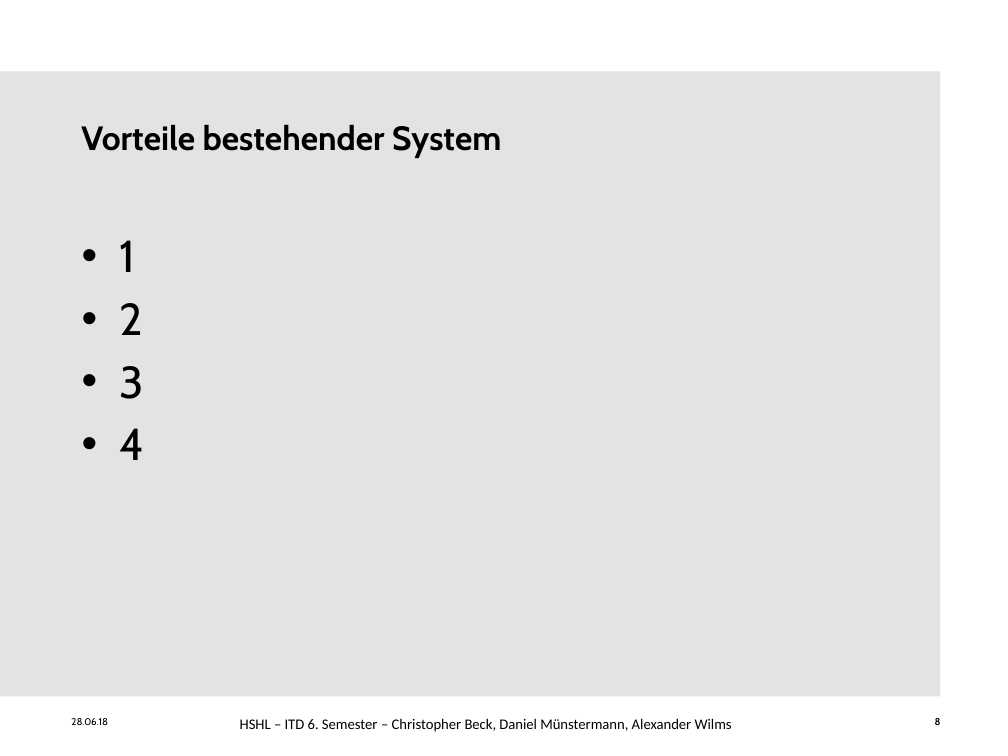
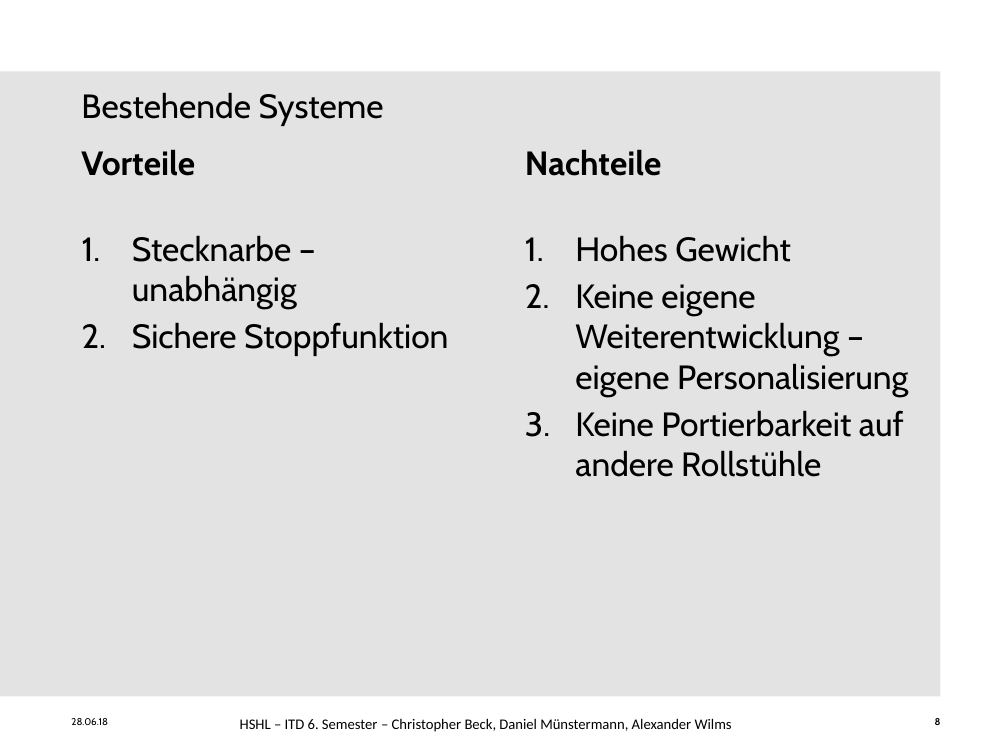
Before and after one commit to ChristineAgethen/Interaktionskonzept_Rollstuhl, a slide deck: slide 8 of Interaktionskonzept.pptx. Drawn at 1008x756 pixels with LibreOffice and Linux fonts; fonts in the diff are those of the drawing; background and template pictures are left out. Boxes give left, top, right and bottom in pixels: in the first picture for what was removed or moved away, otherwise in the second. Text is boxed around its words. In the diff, an @@ line names an element or a change of style, - is before the commit and + after.

```diff
--- a/Interaktionskonzept.pptx
+++ b/Interaktionskonzept.pptx
@@ text at [81, 92, 384, 126]: text changed; bold off @@
-Vorteile bestehender System
+Bestehende Systeme
@@ text added at [81, 149, 195, 176], 24 pt, text #000000, bold @@
+Vorteile
@@ text added at [525, 149, 661, 176], 24 pt, text #000000, bold @@
+Nachteile
@@ text at [132, 235, 448, 356]: text changed; size 32 to 24 pt @@
-• 1
-• 2
-• 3
-• 4
+1. Stecknarbe – unabhängig
+2. Sichere Stoppfunktion
@@ text added at [575, 235, 908, 477], 24 pt, text #000000 @@
+1. Hohes Gewicht
+2. Keine eigene Weiterentwicklung – eigene Personalisierung
+3. Keine Portierbarkeit auf andere Rollstühle
```
Also in this commit, not shown: 1 other slide changed, 1 other file.
